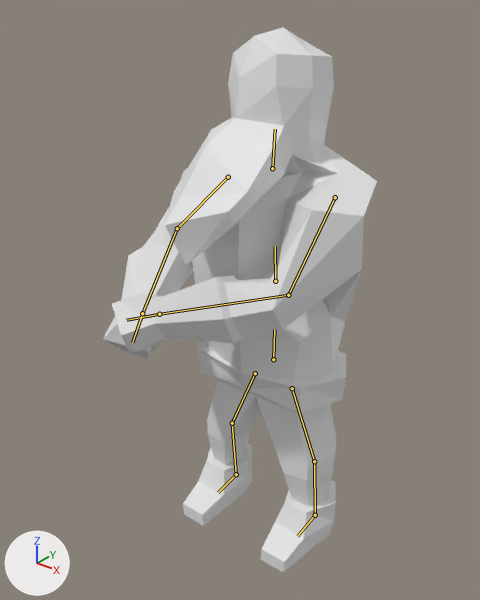
Before and after pictures for a commit that changed the Blender file Animations/WarriorSlash-Stance.blend.
Both versions are drawn from a 50 mm lens placed at (5.81, -8.17, 9.37), pointed at (-0.34, -0.48, 4.6). Arrows for +X, +Y and +Z are at lower left; the lights stay in place. Both versions are drawn at frame 80 of the action 'Armature.001Action'; the numbers are the values there. The bones that bend it are drawn over the model as lines.
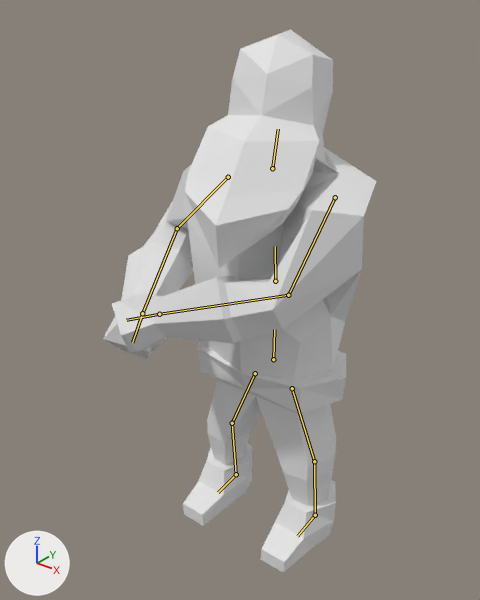
What differs and where, as boxes (x1, y1, x2, y2) in the pictures (480 x 600 px):
'Cube', posed
    before: (103, 28, 377, 573)
    after: (103, 30, 377, 573)
bone 'Head', root to tip
    before: (272, 168) to (275, 129)
    after: (272, 168) to (278, 129)

What the commit changed:
Bone 'Head' (bone_head) turns from (-6, -21, 0) to (-12, 12, -6) degrees about its own x, y and z.
